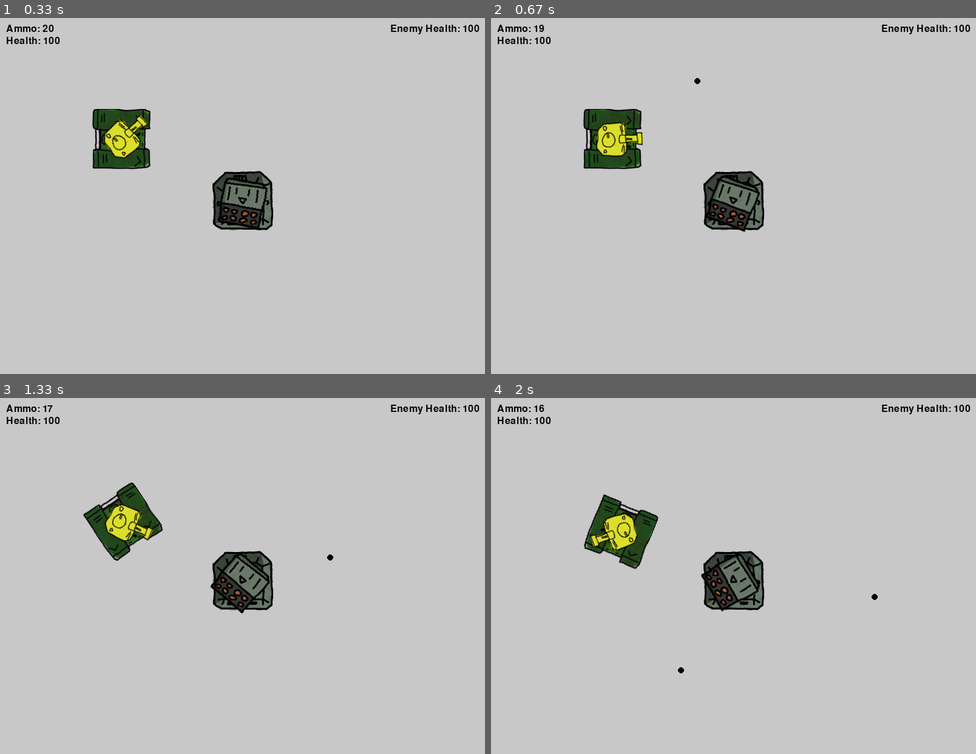
Above: before the commit, frames 1-4 (two rows, left to right).
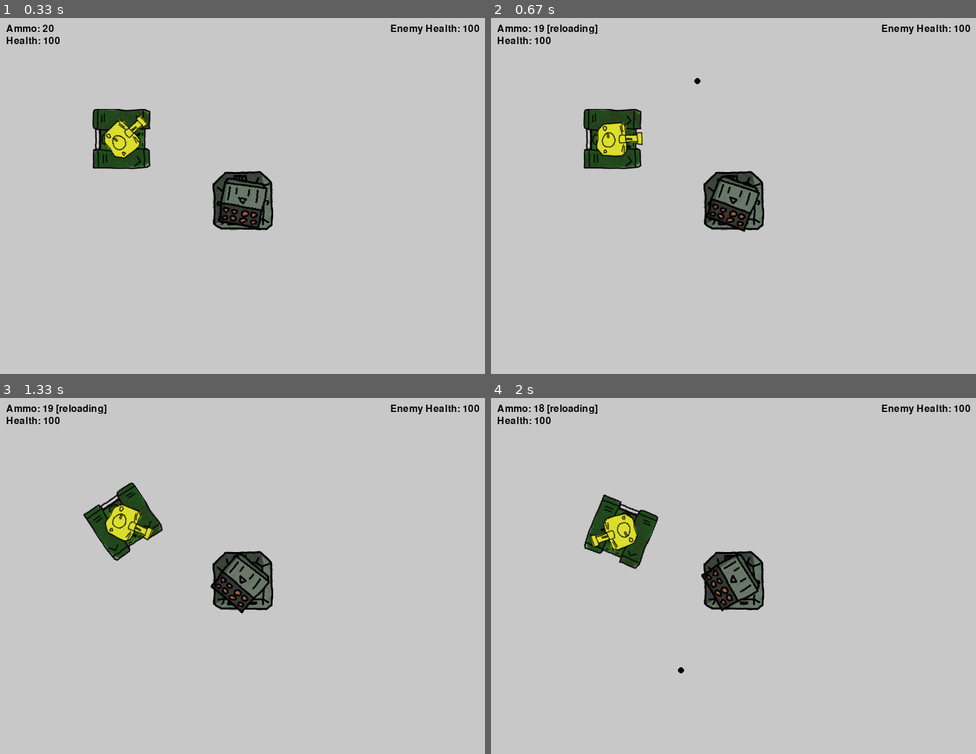
Above: after the commit, the same moments.

Repository: dimalei/pygame_sketchbook
Game: pygame game, started from gamepy_vectormath/main.py
Same seed, same stepped clock (60 frames per second), same inputs: the game is played once before the commit and once after it.
Inputs (mouse positions are in pixels of both pictures, inside the frame that each line leads up to):
- Up to frame 1 (0.33 s): no input
- Up to frame 2 (0.67 s): click (733, 199) at 0.38 s
- Up to frame 3 (1.33 s): hold Right 0.67-1.13 s; click (397, 568) at 0.75 s; hold Up from 1.17 s (still down); click (126, 583) at 1.25 s
- Up to frame 4 (2 s): release Up at 1.47 s; hold Right 1.5-1.97 s; click (583, 526) at 1.58 s

Frame 1 is identical in both runs. In frame 2, 0.1% of the frame differs, in the area x 11-23%, y 1-5%; in frame 3, 0.2%, in the area x 9-69%, y 1-46%; in frame 4, 0.2%.

Commit message:
tank must reload for 60 frames

Diff:
--- a/gamepy_vectormath/enemies.py
+++ b/gamepy_vectormath/enemies.py
@@ -1,6 +1,7 @@
 import pygame
 from projectiles import Rocket, ProjectileCollection
 import math
+from helpers import angle_between_vectors
 
 
 class RocketPod:
@@ -28,7 +29,7 @@
             self.timer = 0
 
         target_direction = self.target.pos - self.pos
-        angle_CCW = self.angle_between_vectors(
+        angle_CCW = angle_between_vectors(
             self.heading, target_direction)
 
         # steer rocket
@@ -39,33 +40,9 @@
         else:
             self.heading = target_direction.normalize()
 
-
     def launch_rocket(self):
         self.collection.alive_projectiles.append(
             Rocket(self.pos, self.heading, self.target))
-
-    def angle_between_vectors(self, v1, v2):
-        """returns the angle in between v1 and v2 from 180° to -180°"""
-
-        dot_product = v1[0] * v2[0] + v1[1] * v2[1]
-        magnitude_v1 = math.sqrt(v1[0]**2 + v1[1]**2)
-        magnitude_v2 = math.sqrt(v2[0]**2 + v2[1]**2)
-        cos_theta = dot_product / (magnitude_v1 * magnitude_v2)
-
-        if cos_theta > 1:
-            cos_theta = 1
-        elif cos_theta < -1:
-            cos_theta = -1
-
-        angle_radians = math.acos(cos_theta)
-        angle_degrees = math.degrees(angle_radians)
-
-        # Determine the sign of the angle using the cross product
-        cross_product = v1[0] * v2[1] - v1[1] * v2[0]
-        if cross_product < 0:
-            angle_degrees = -angle_degrees
-
-        return angle_degrees
 
     def draw(self, window: pygame.Surface):
         offset_b = pygame.math.Vector2(self.base.get_rect().center)
--- /dev/null
+++ b/gamepy_vectormath/helpers.py
@@ -0,0 +1,25 @@
+import math
+
+# thank you chat-gpt for this one!
+
+def angle_between_vectors(v1, v2):
+        """returns the angle in between v1 and v2 from 180° to -180°"""
+        dot_product = v1[0] * v2[0] + v1[1] * v2[1]
+        magnitude_v1 = math.sqrt(v1[0]**2 + v1[1]**2)
+        magnitude_v2 = math.sqrt(v2[0]**2 + v2[1]**2)
+        cos_theta = dot_product / (magnitude_v1 * magnitude_v2)
+
+        if cos_theta > 1:
+            cos_theta = 1
+        elif cos_theta < -1:
+            cos_theta = -1
+
+        angle_radians = math.acos(cos_theta)
+        angle_degrees = math.degrees(angle_radians)
+
+        # Determine the sign of the angle using the cross product
+        cross_product = v1[0] * v2[1] - v1[1] * v2[0]
+        if cross_product < 0:
+            angle_degrees = -angle_degrees
+
+        return angle_degrees
--- a/gamepy_vectormath/projectiles.py
+++ b/gamepy_vectormath/projectiles.py
@@ -1,8 +1,10 @@
 # class defing projectiles and projectile environments (collections)
 import pygame
 import math
+from helpers import angle_between_vectors
 
 import pygame.locals
+
 
 
 class Projectile:
@@ -72,7 +74,7 @@
 
         # home target
         target_direction = self.target.pos - self.pos
-        angle_CCW = self.angle_between_vectors(
+        angle_CCW = angle_between_vectors(
             self.heading, target_direction)
 
         # steer rocket
@@ -103,27 +105,6 @@
     def __str__(self) -> str:
         return f"rocket flying at {self.pos} heading {self.heading}"
 
-    def angle_between_vectors(self, v1, v2):
-        """returns the angle in between v1 and v2 from 180° to -180°"""
-        dot_product = v1[0] * v2[0] + v1[1] * v2[1]
-        magnitude_v1 = math.sqrt(v1[0]**2 + v1[1]**2)
-        magnitude_v2 = math.sqrt(v2[0]**2 + v2[1]**2)
-        cos_theta = dot_product / (magnitude_v1 * magnitude_v2)
-
-        if cos_theta > 1:
-            cos_theta = 1
-        elif cos_theta < -1:
-            cos_theta = -1
-
-        angle_radians = math.acos(cos_theta)
-        angle_degrees = math.degrees(angle_radians)
-
-        # Determine the sign of the angle using the cross product
-        cross_product = v1[0] * v2[1] - v1[1] * v2[0]
-        if cross_product < 0:
-            angle_degrees = -angle_degrees
-
-        return angle_degrees
 
 
 class ProjectileCollection:
@@ -132,7 +113,7 @@
     def __init__(self) -> None:
         self.alive_projectiles = []
         self.destruct_projectiles = []
-        self.max_age = 3600
+        self.max_age = 7200
 
     def update(self):
         for p in self.alive_projectiles:
--- a/gamepy_vectormath/tank.py
+++ b/gamepy_vectormath/tank.py
@@ -2,6 +2,7 @@
 from projectiles import Projectile, Rocket, ProjectileCollection
 from items import AmmoCrate, HealthCrate, BoostCrate
 import math
+from helpers import angle_between_vectors
 
 
 class Tank:
@@ -21,6 +22,7 @@
         self.hitbox.center = self.pos
 
     def drive(self):
+        # move tank
         self.pos = self.pos + self.heading_body.normalize() * self.vel
         self.hitbox.center = self.pos
 
@@ -51,6 +53,7 @@
         self.ammo = 20
         self.health = 100
         self.boost_timer = 0
+        self.reload_timer = 0
 
     def steer_body(self, event):
         if event.type == pygame.KEYDOWN:
@@ -76,24 +79,31 @@
     def steer_tower(self):
         # self.tank.heading_tower.update(pygame.mouse.get_pos())
         target_direction = pygame.mouse.get_pos() - self.tank.pos
-        angle_CCW = self.angle_between_vectors(
+        angle_CCW = angle_between_vectors(
             self.tank.heading_tower, target_direction)
+
         # steer rocket
-        print(angle_CCW)
         if angle_CCW > self.tank.tower_agility:
-            self.tank.heading_tower = self.tank.heading_tower.rotate(self.tank.tower_agility)
+            self.tank.heading_tower = self.tank.heading_tower.rotate(
+                self.tank.tower_agility)
         elif angle_CCW < -self.tank.tower_agility:
-            self.tank.heading_tower = self.tank.heading_tower.rotate(-self.tank.tower_agility)
+            self.tank.heading_tower = self.tank.heading_tower.rotate(
+                -self.tank.tower_agility)
         else:
             self.tank.heading_tower = target_direction.normalize()
 
     def shoot(self, projectiles: ProjectileCollection):
-        if self.ammo > 0:
+        if self.ammo > 0 and self.reload_timer == 0:
             projectiles.alive_projectiles.append(
                 Projectile(self.tank.pos, self.tank.heading_tower))
             self.ammo -= 1
+            self.reload_timer = 60
 
     def update(self):
+        # reloading
+        if self.reload_timer > 0:
+            self.reload_timer -= 1
+
         # driving
         # accelerating
         vel_accel = 0.1
@@ -155,34 +165,14 @@
         if self.ammo > self.max_ammo:
             self.ammo = self.max_ammo
 
-    def angle_between_vectors(self, v1, v2):
-        """returns the angle in between v1 and v2 from 180° to -180°"""
-        dot_product = v1[0] * v2[0] + v1[1] * v2[1]
-        magnitude_v1 = math.sqrt(v1[0]**2 + v1[1]**2)
-        magnitude_v2 = math.sqrt(v2[0]**2 + v2[1]**2)
-        cos_theta = dot_product / (magnitude_v1 * magnitude_v2)
-
-        if cos_theta > 1:
-            cos_theta = 1
-        elif cos_theta < -1:
-            cos_theta = -1
-
-        angle_radians = math.acos(cos_theta)
-        angle_degrees = math.degrees(angle_radians)
-
-        # Determine the sign of the angle using the cross product
-        cross_product = v1[0] * v2[1] - v1[1] * v2[0]
-        if cross_product < 0:
-            angle_degrees = -angle_degrees
-
-        return angle_degrees
-
     def draw(self, window):
         self.tank.draw(window)
 
     def draw_ui(self, window):
         font = pygame.font.Font(None, 24)
         ammo_str = f"Ammo: {self.ammo}"
+        if self.reload_timer > 0:
+            ammo_str = ammo_str + " [reloading]"
         ammo = font.render(ammo_str, True,  (10, 10, 10))
         health_str = f"Health: {self.health}"
         health = font.render(health_str, True,  (10, 10, 10))
